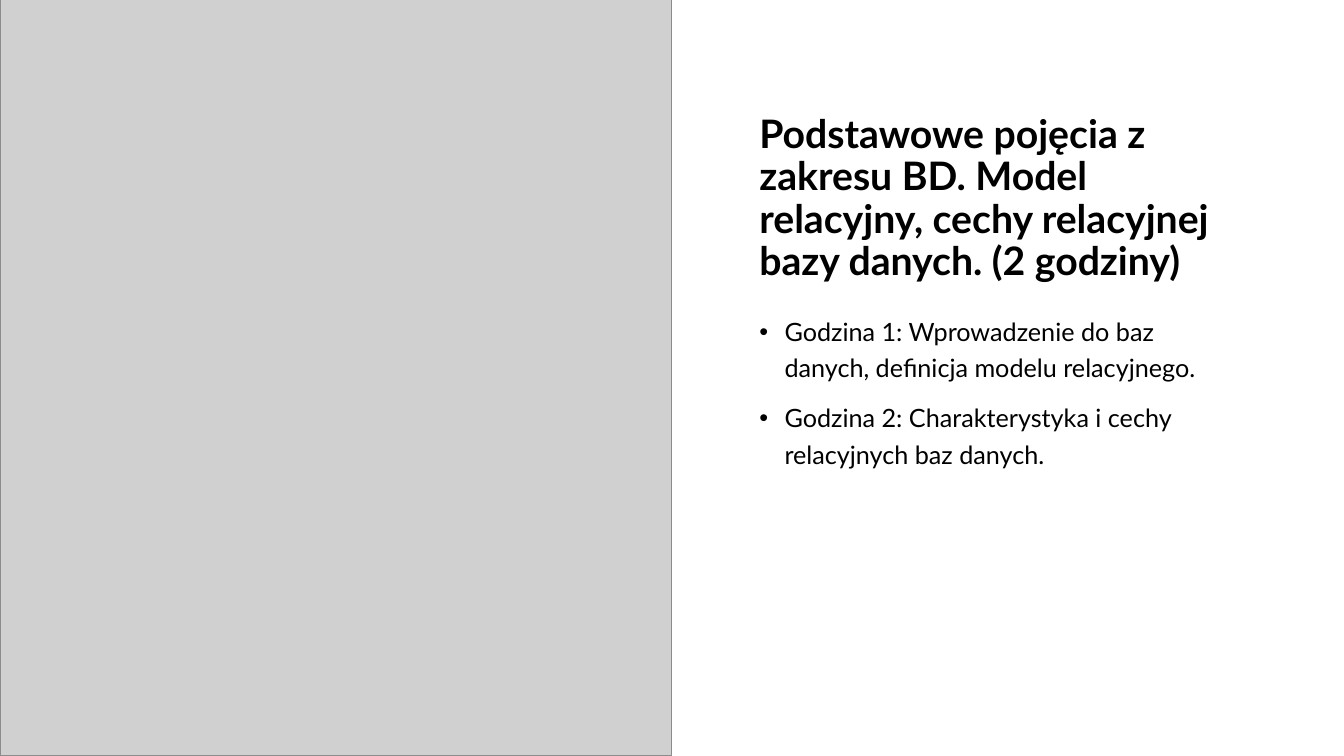
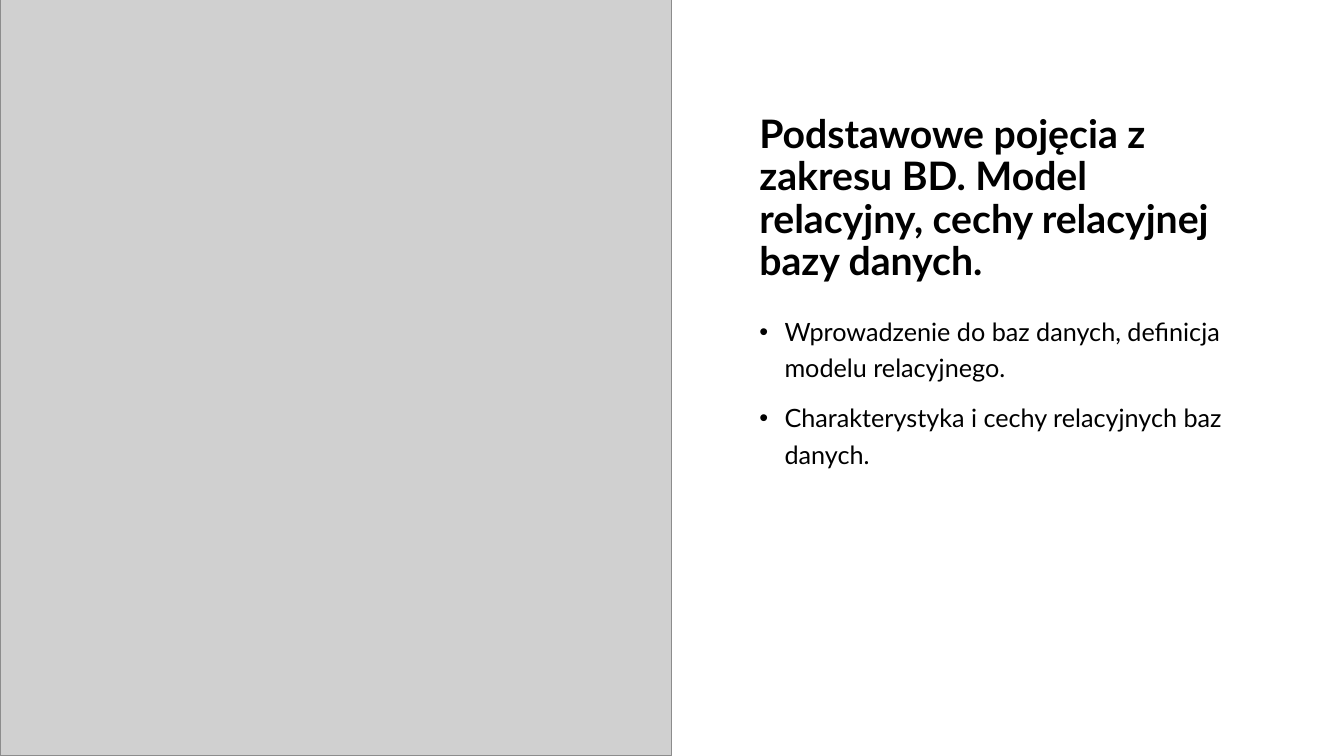
Before and after one commit to Joberooo/Joberooo.github.io, a slide deck: slide 2 of subjects/WWW/Bazy danych - 1 zajęcia.pptx. Drawn at 1344x756 pixels with LibreOffice and Linux fonts; fonts in the diff are those of the drawing; grey boxes stand for pictures. Boxes give left, top, right and bottom in pixels: in the first picture for what was removed or moved away, otherwise in the second. Text is boxed around its words. In the diff, an @@ line names an element or a change of style, - is before the commit and + after.

```diff
--- a/subjects/WWW/Bazy danych - 1 zajęcia.pptx
+++ b/subjects/WWW/Bazy danych - 1 zajęcia.pptx
@@ title at [759,119,1209,282]: text changed @@
-Podstawowe pojęcia z zakresu BD. Model relacyjny, cechy relacyjnej bazy danych. (2 godziny)
+Podstawowe pojęcia z zakresu BD. Model relacyjny, cechy relacyjnej bazy danych.
@@ text at [785,322,1222,468]: text changed @@
-• Godzina 1: Wprowadzenie do baz danych, definicja modelu relacyjnego.
-• Godzina 2: Charakterystyka i cechy relacyjnych baz danych.
+• Wprowadzenie do baz danych, definicja modelu relacyjnego.
+• Charakterystyka i cechy relacyjnych baz danych.
```
Also in this commit, not shown: 2 other slides changed, 4 other files.
